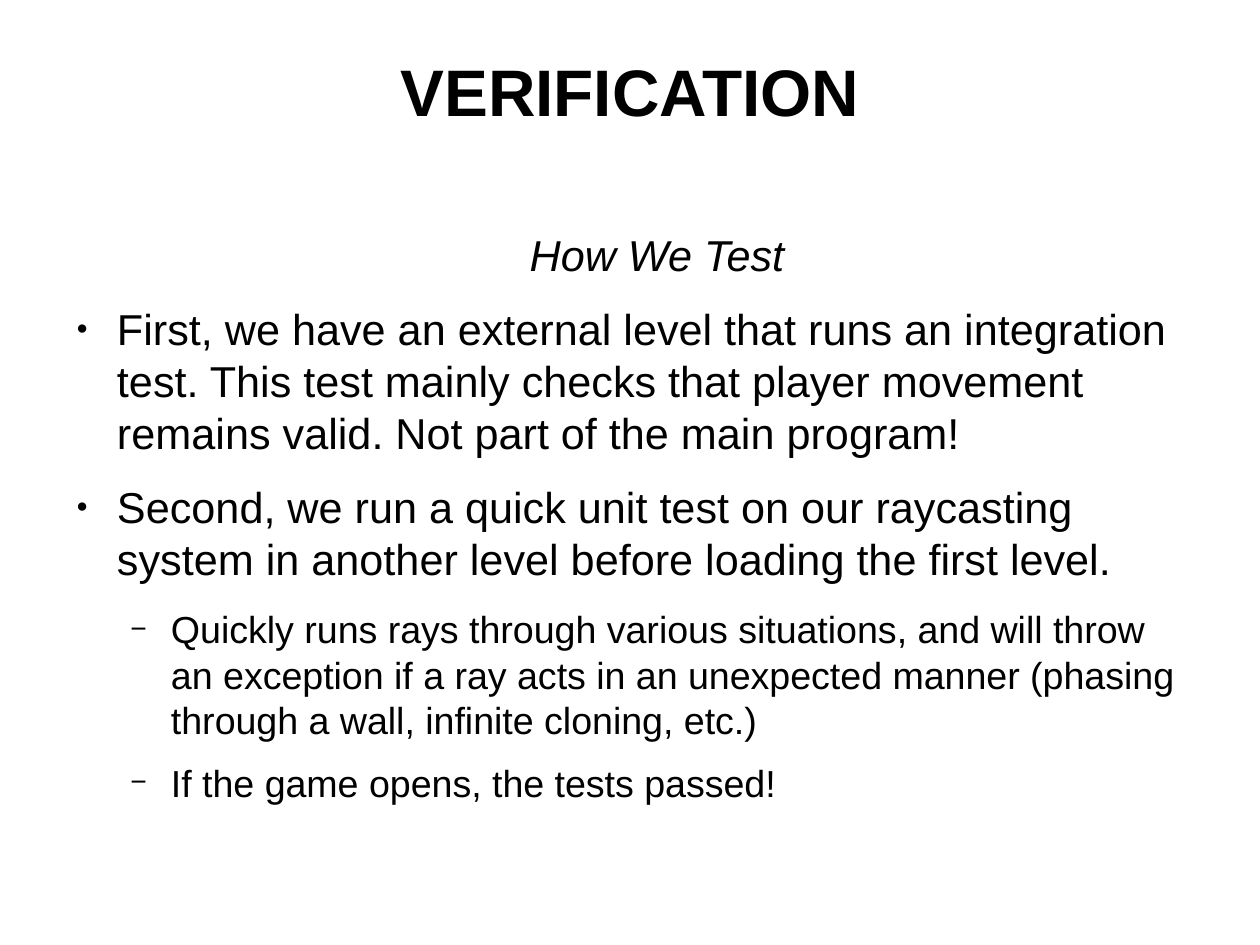
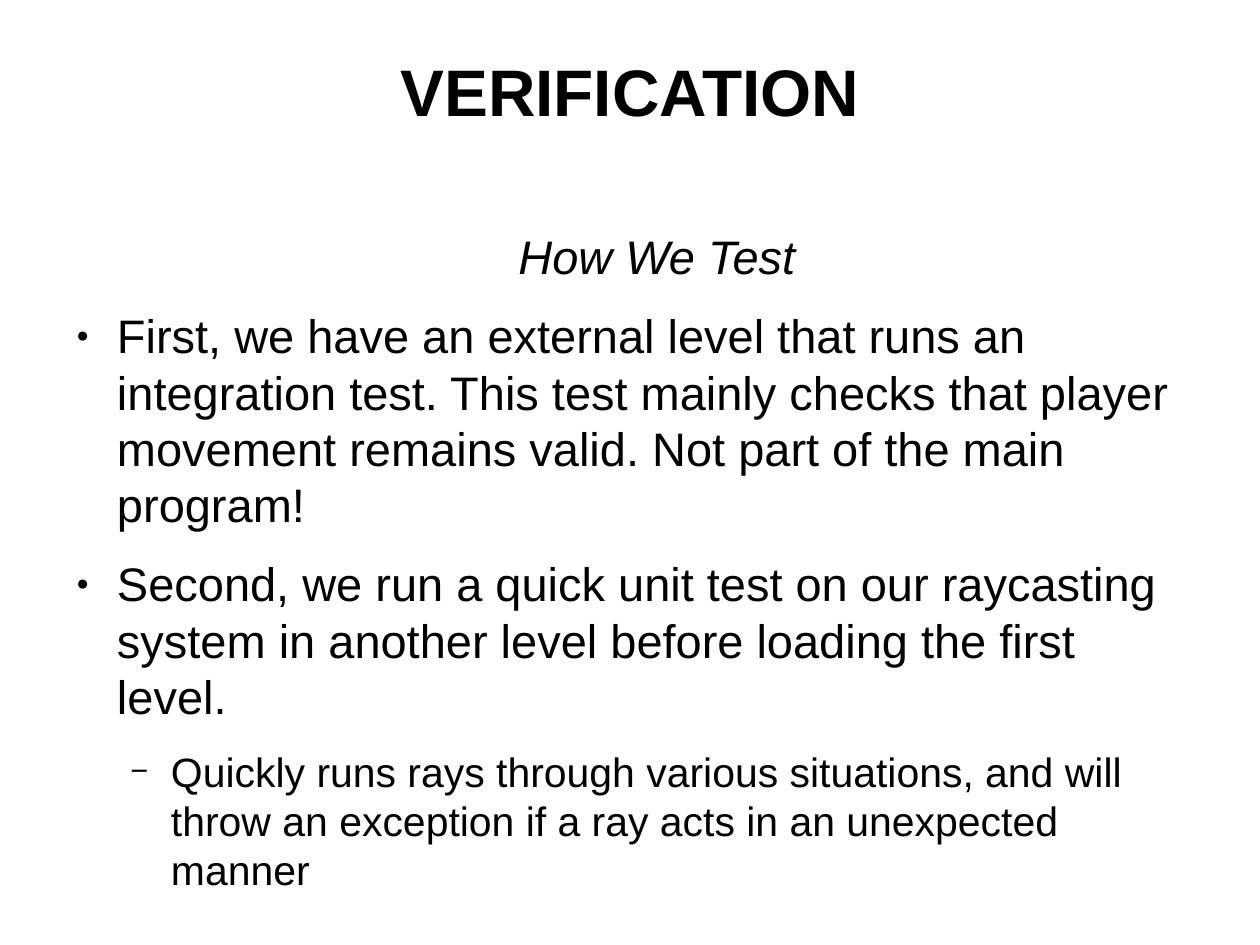
Before and after one commit to maxfield/Presentations, a slide deck: slide 6 of spyral-narwhals/presentation.odp. Drawn at 1260x945 pixels with LibreOffice and Linux fonts; fonts in the diff are those of the drawing; background and template pictures are left out. Boxes give left, top, right and bottom in pixels: in the first picture for what was removed or moved away, otherwise in the second. Text is boxed around its words. In the diff, an @@ line names an element or a change of style, - is before the commit and + after.

```diff
--- a/spyral-narwhals/presentation.odp
+++ b/spyral-narwhals/presentation.odp
@@ text at [117,241,1168,715]: size 27.2 to 29.6 pt in "How We Test", "First, we have an external level that ...", "Second, we run a quick unit test ..." @@
@@ text at [171,757,1122,886]: text changed; size 23.7 to 25.8 pt @@
-  − Quickly runs rays through various situations, and will throw an exception if a ray acts in an unexpected manner (phasing through a wall, infinite cloning, etc.)
-  − If the game opens, the tests passed!
+  − Quickly runs rays through various situations, and will throw an exception if a ray acts in an unexpected manner
```
Also in this commit, not shown: 1 other slide changed, 2 slides added, 2 other files.
